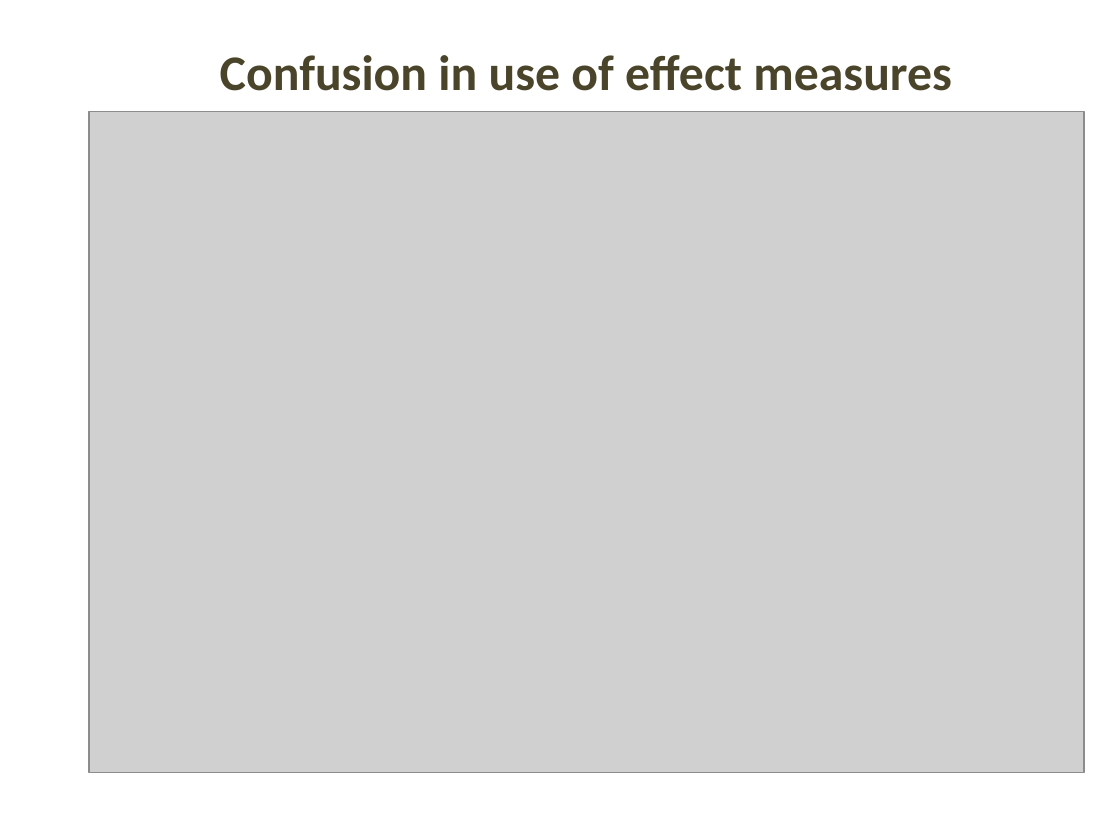
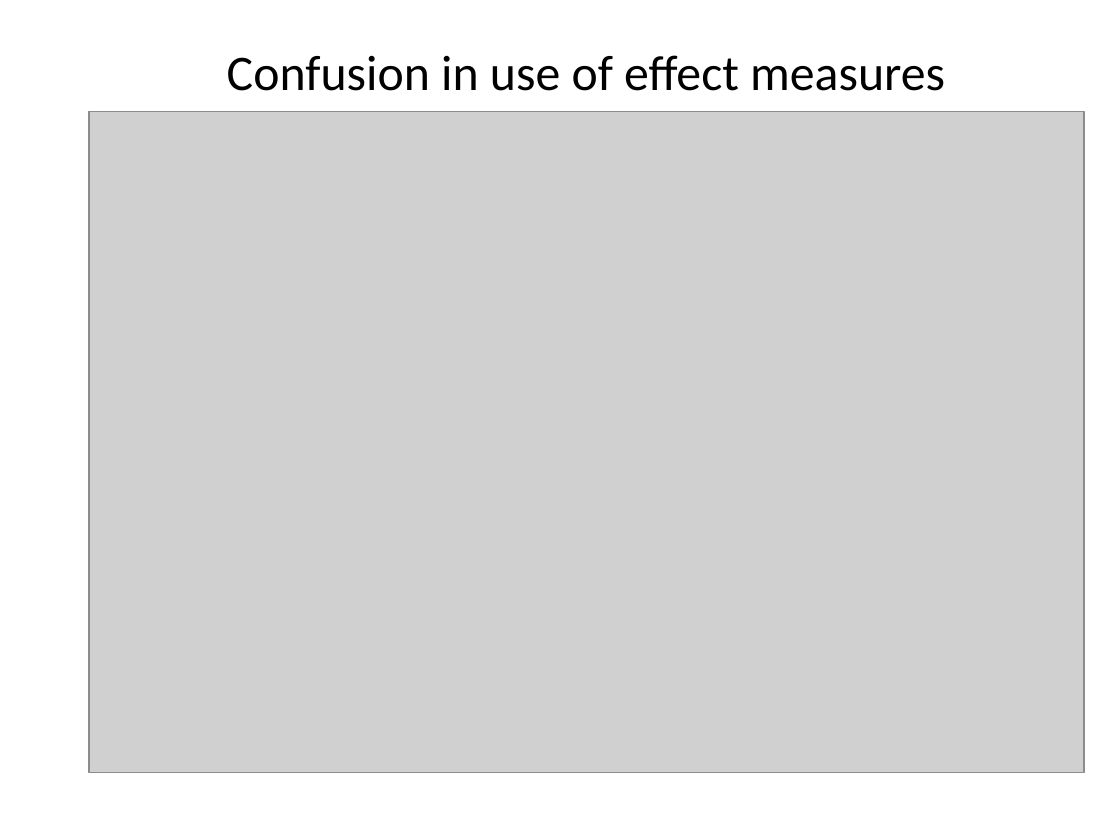
Before and after one commit to alexsanchezpla/2019-10_StatisticalPill_Correlation, a slide deck: slide 4 of images/Imatges per la pindola sobre Correlacio i Associacio.pptx. Drawn at 1120x840 pixels with LibreOffice and Linux fonts; fonts in the diff are those of the drawing; grey boxes stand for pictures. Boxes give left, top, right and bottom in pixels: in the first picture for what was removed or moved away, otherwise in the second. Text is boxed around its words. In the diff, an @@ line names an element or a change of style, - is before the commit and + after.

```diff
--- a/images/Imatges per la pindola sobre Correlacio i Associacio.pptx
+++ b/images/Imatges per la pindola sobre Correlacio i Associacio.pptx
@@ text "Confusion in use of effect ..." at [227,55,945,91]: text colour #4A452A to #000000, bold off @@
```
Also in this commit, not shown: 3 other slides changed, 1 slide added, 21 other files.
